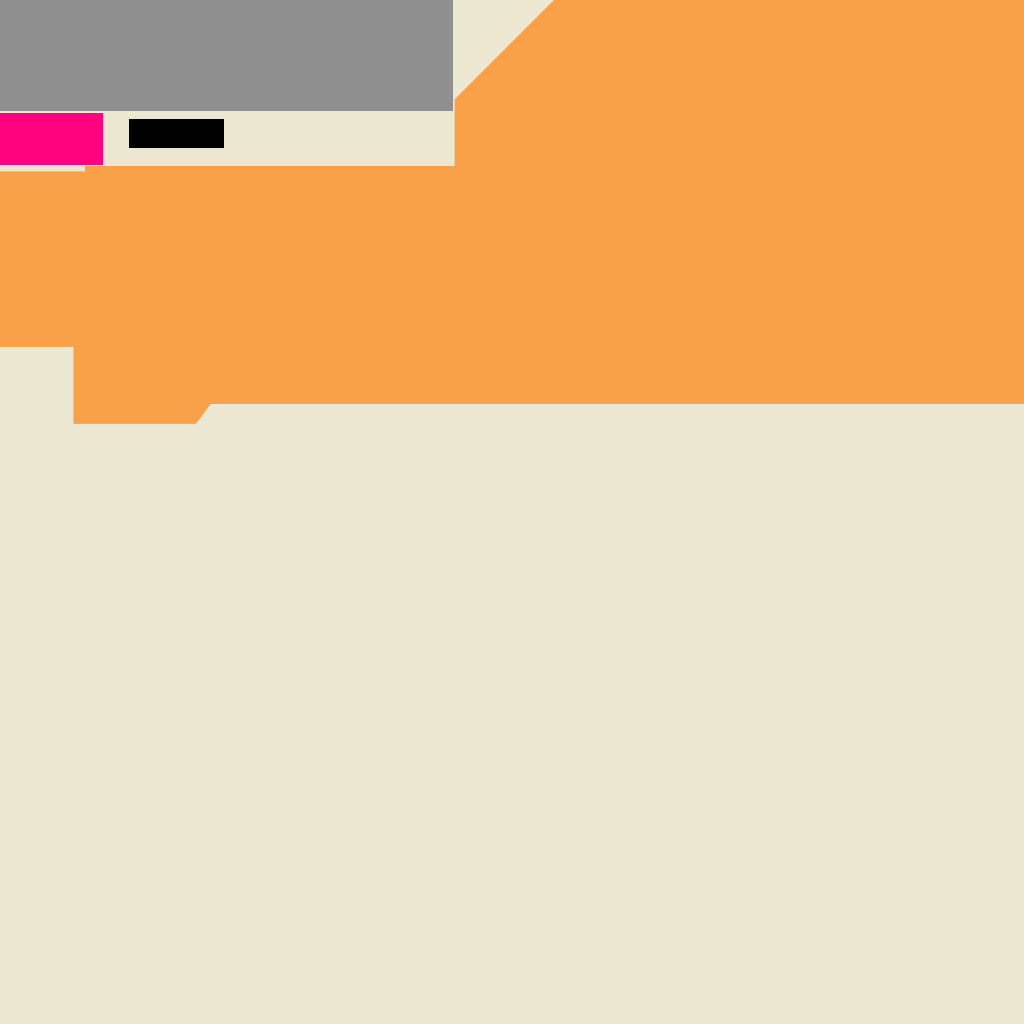
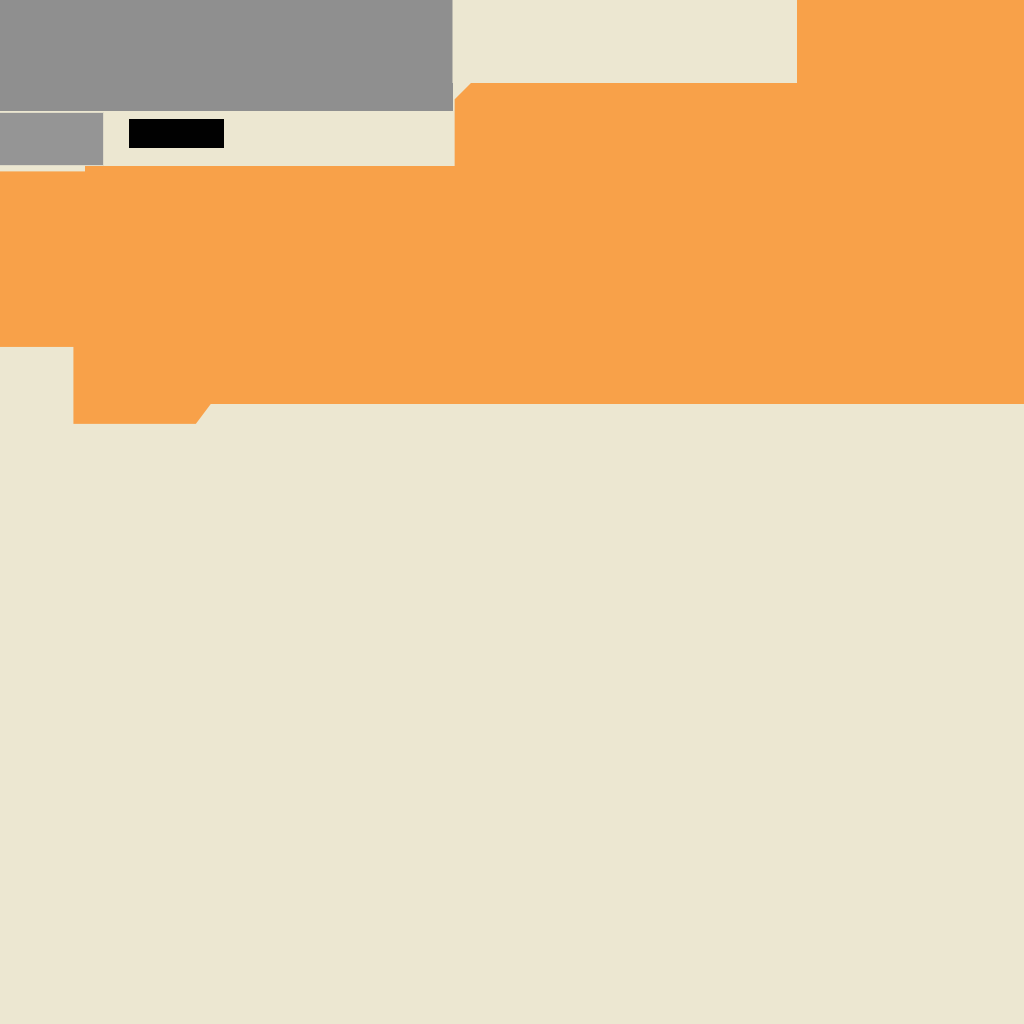
Layer changes from the first (1024, 1024) image to the second:
painted on "レイヤー 2" over box(0, 0, 797, 166)
